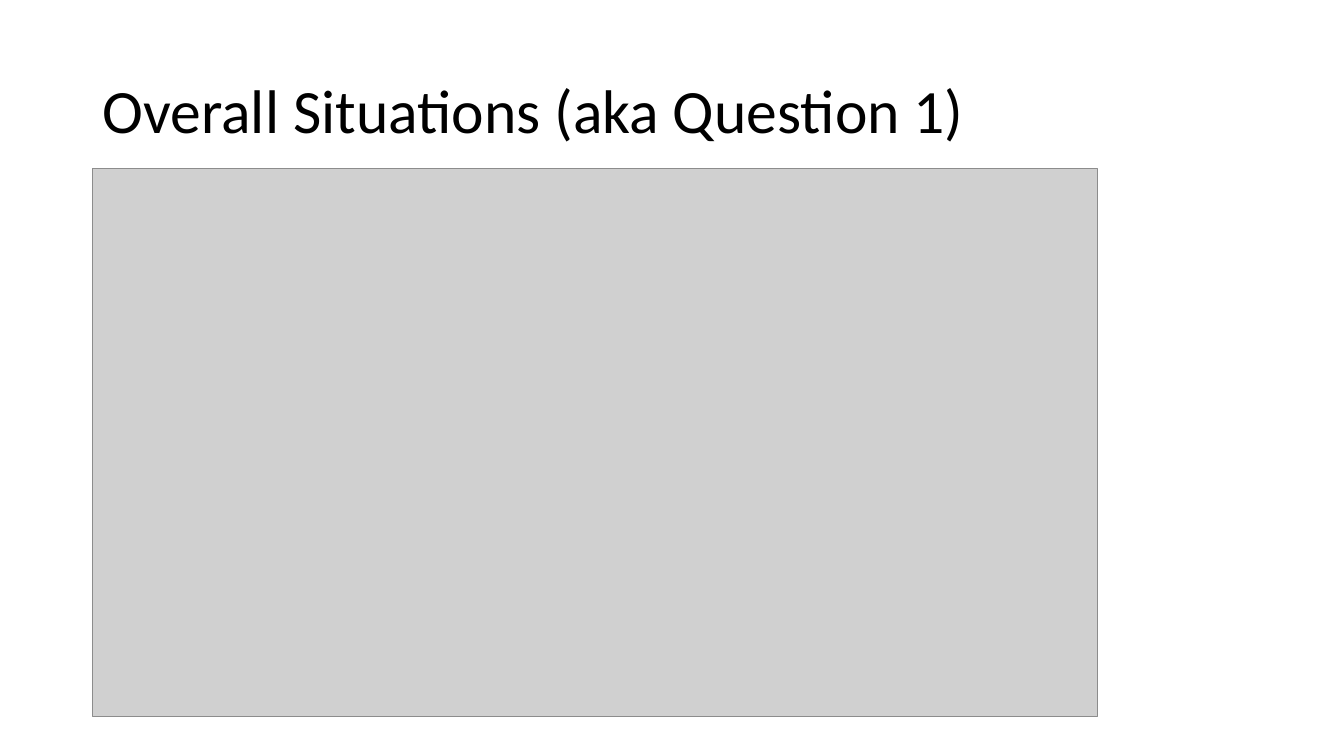
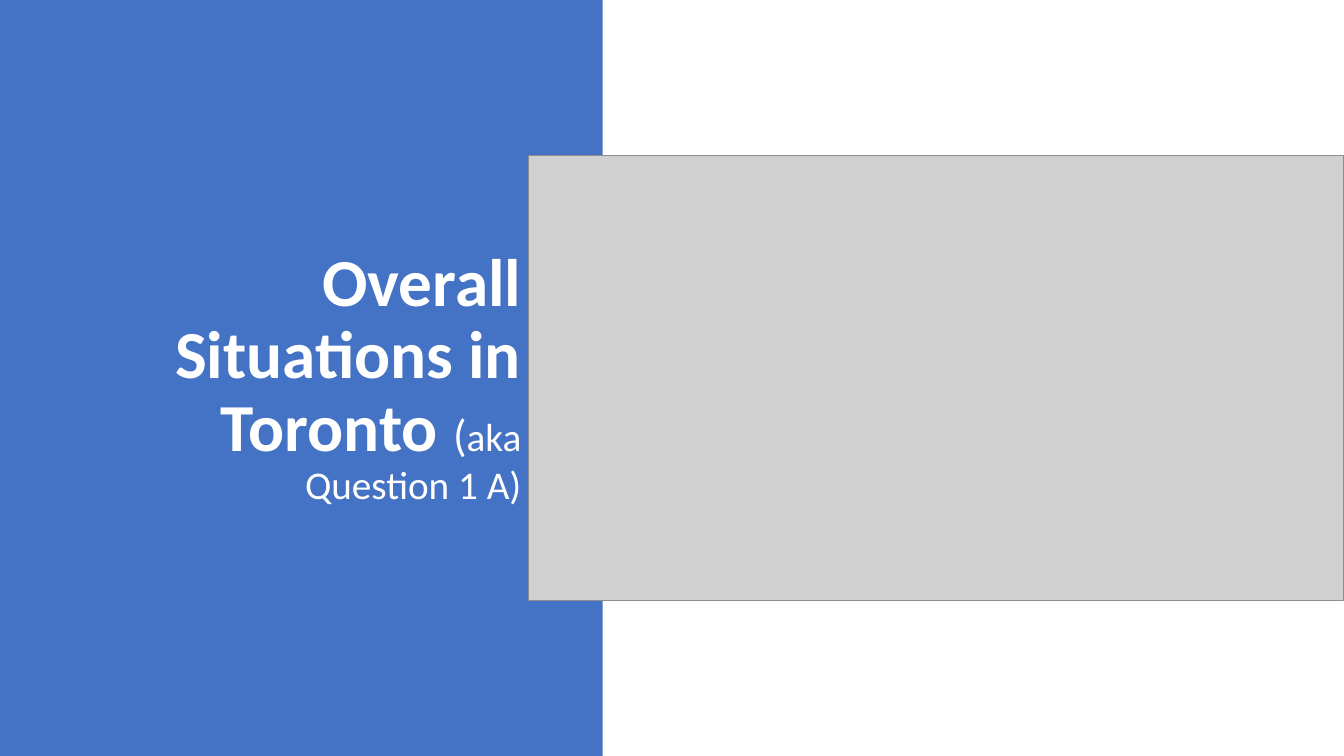
Before and after one commit to neha-nayeem/Project-01, a slide deck: slide 7 of Presentation - Project 01.pptx. Drawn at 1344x756 pixels with LibreOffice and Linux fonts; fonts in the diff are those of the drawing; grey boxes stand for pictures. Boxes give left, top, right and bottom in pixels: in the first picture for what was removed or moved away, otherwise in the second. Text is boxed around its words. In the diff, an @@ line names an element or a change of style, - is before the commit and + after.

```diff
--- a/Presentation - Project 01.pptx
+++ b/Presentation - Project 01.pptx
@@ rectangle added at [0,0,603,756], fill #4472C4 @@
@@ title added at [72,71,531,686], 48 pt, text #FFFFFF, bold @@
+Overall Situations in Toronto (aka Question 1 A)
@@ title removed at [102,88,964,142] @@
-Overall Situations (aka Question 1)
@@ picture: place and size @@
-picture at [93,168,1098,717]
+picture at [528,155,1344,600]
```
Also in this commit, not shown: 16 other slides changed, 1 slide added, 1 slide removed, 1 other file.
